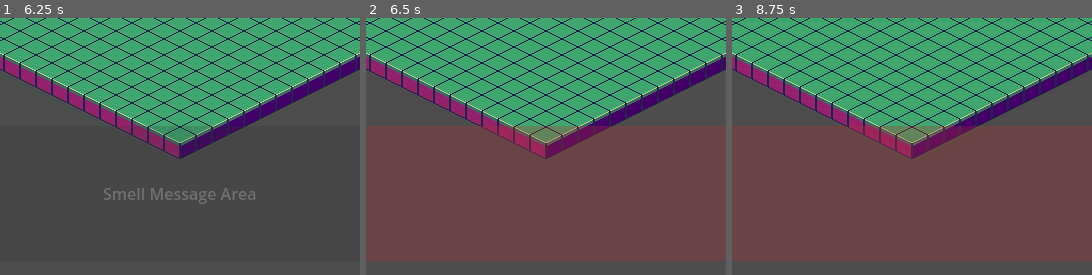
Above: before the commit, frames 1-3 (left to right).
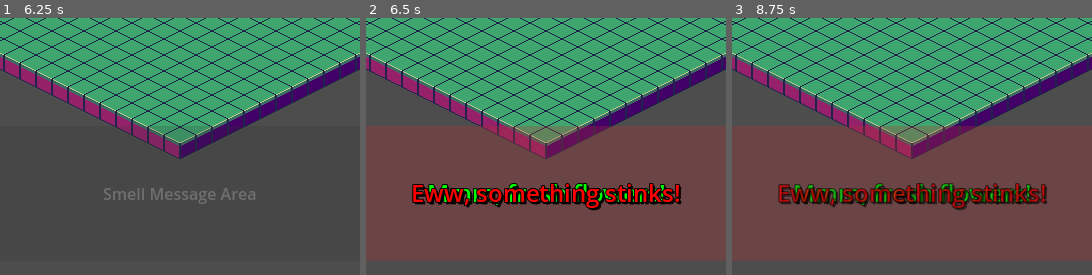
Above: after the commit, the same moments.

Repository: ArrHarper/good-smells-game
Game: Godot game, scene res://scenes/main/main.tscn
The game is run twice, just before and just after one commit, with the same random seed, the same clock (stepped at 60 frames per second) and the same inputs.
Inputs:
- Up to frame 1 (6.25 s): click "Debug Info Position: (33, -69…" at 0.5 s; hold Right (ui_right) 1.28-2 s; tap Space (smell) at 1.35, 2.85, 3.6, 4.35, 5.1, 5.85 s; click "Debug Info Position: (55, -57…" at 2 s; hold Down (ui_down) 2.78-3.53 s; hold Right (ui_right) 3.53-4.28 s; hold Up (ui_up) 4.28-5.03 s; hold Left (ui_left) from 5.03 s (still down)
- Up to frame 2 (6.5 s): keep holding Left (ui_left)
- Up to frame 3 (8.75 s): release Left (ui_left) at 6.53 s; hold Down (ui_down) 6.53-7.28 s; tap Space (smell) at 6.6, 7.35, 8.1 s; hold Right (ui_right) 7.28-8.03 s; hold Up (ui_up) from 8.03 s (still down)
The pictures show only the part of the screen within x 22-72%, y 50-100%; the shares and areas given below are measured in that part.

Frame 1 is identical in both runs. In frame 2, 5.1% of the frame differs, in the area x 12-88%, y 64-76%; in frame 3, 4.9%.

Commit message:
fixed smell text, fully implemented isometric version of original prototype

Diff:
--- a/scenes/UI/UI.tscn
+++ b/scenes/UI/UI.tscn
@@ -40,35 +40,6 @@
 horizontal_alignment = 1
 vertical_alignment = 1
 
-[node name="SmellLabel" type="Label" parent="."]
-visible = false
-z_index = 50
-anchors_preset = 7
-anchor_left = 0.5
-anchor_top = 1.0
-anchor_right = 0.5
-anchor_bottom = 1.0
-offset_left = -192.0
-offset_top = -157.0
-offset_right = 195.0
-offset_bottom = -38.0
-grow_horizontal = 2
-grow_vertical = 0
-theme_override_colors/font_color = Color(1, 1, 1, 1)
-theme_override_colors/font_shadow_color = Color(0, 0, 0, 0.7)
-theme_override_colors/font_outline_color = Color(0, 0, 0, 1)
-theme_override_constants/shadow_offset_x = 2
-theme_override_constants/shadow_offset_y = 2
-theme_override_constants/outline_size = 3
-theme_override_constants/shadow_outline_size = 1
-theme_override_font_sizes/font_size = 24
-horizontal_alignment = 1
-vertical_alignment = 1
-
-[node name="MessageTimer" type="Timer" parent="."]
-wait_time = 2.0
-one_shot = true
-
 [node name="TextureButton" type="TextureButton" parent="."]
 offset_left = 693.0
 offset_top = 316.0
@@ -94,5 +65,3 @@
 scroll_active = false
 shortcut_keys_enabled = false
 deselect_on_focus_loss_enabled = false
-
-[connection signal="timeout" from="MessageTimer" to="." method="_on_message_timer_timeout"]
--- a/scenes/UI/mainUI.gd
+++ b/scenes/UI/mainUI.gd
@@ -1,18 +1,10 @@
 extends CanvasLayer
-
-# Animation properties
-var message_animation_time = 0.0
-var message_float_speed = 2.0
-var message_float_height = 5.0
 
 # Debug properties
 var debug_update_timer = 0.0
-var debug_update_interval = 0.1  # Update debug text 10 times per second
+var debug_update_interval = 0.1 # Update debug text 10 times per second
 
 func _ready():
-	# Hide smell message initially
-	$SmellLabel.visible = false
-
 	# Make sure the window indicator is visible
 	if has_node("SmellWindowIndicator"):
 		$SmellWindowIndicator.visible = true
@@ -24,26 +16,6 @@
 	set_process(true)
 
 func _process(delta):
-	# Animate the smell message if visible
-	if $SmellLabel.visible:
-		message_animation_time += delta
-
-		# Create a gentle floating animation
-		var y_offset = -sin(message_animation_time * message_float_speed) * message_float_height
-		$SmellLabel.position.y = -157.0 + y_offset  # Base position matches the offset_top in the scene
-
-		# Safety check - ensure the text remains visible
-		if $SmellLabel.modulate.a < 1.0:
-			$SmellLabel.modulate.a = 1.0
-
-		# Hide the indicator message when an actual smell message is showing
-		if has_node("SmellWindowIndicator/IndicatorLabel"):
-			$SmellWindowIndicator/IndicatorLabel.visible = false
-	else:
-		# Show the indicator label when no smell message is visible
-		if has_node("SmellWindowIndicator/IndicatorLabel"):
-			$SmellWindowIndicator/IndicatorLabel.visible = true
-
 	# Update debug information
 	debug_update_timer += delta
 	if debug_update_timer >= debug_update_interval:
@@ -53,7 +25,7 @@
 		var player = get_node_or_null("/root/Main/nose")
 		if player:
 			var player_pos = player.global_position
-			var tile_pos = IsometricUtils.world_to_tile(player_pos, 32, 16)  # Using constants from player
+			var tile_pos = IsometricUtils.world_to_tile(player_pos, 32, 16) # Using correct tile dimensions
 			var z_index = player.z_index
 			update_debug_text(player_pos, tile_pos, z_index)
 
@@ -87,70 +59,78 @@
 		debug_text.text = text
 
 func show_smell_message(text, type):
-	# Debug logging
-	print("UI received smell message: '" + text + "' of type '" + type + "'")
+	# Remove any existing DebugLabel if it exists
+	var existing_debug = get_node_or_null("DebugLabel")
+	if existing_debug:
+		existing_debug.queue_free()
 
-	# Reset animation
-	message_animation_time = 0.0
+	# Get the SmellWindowIndicator
+	var indicator = get_node_or_null("SmellWindowIndicator")
+	if not indicator:
+		print("ERROR: SmellWindowIndicator not found")
+		return
 
-	# Ensure the label is reset
-	$SmellLabel.modulate = Color(1, 1, 1, 1)
+	# Create a new label for the smell message
+	var message_label = Label.new()
+	message_label.name = "SmellMessageLabel"
+	message_label.size = Vector2(400, 135) # Match SmellWindowIndicator size
+	message_label.horizontal_alignment = HORIZONTAL_ALIGNMENT_CENTER
+	message_label.vertical_alignment = VERTICAL_ALIGNMENT_CENTER
+	message_label.add_theme_font_size_override("font_size", 24)
 
-	# Set the message text
-	$SmellLabel.text = text
-	$SmellLabel.visible = true
-	print("SmellLabel is now visible with text: '" + text + "'")
-
-	# Make the text appear with a slight scaling effect
-	var tween = create_tween()
-	$SmellLabel.scale = Vector2(0.8, 0.8)
-	tween.tween_property($SmellLabel, "scale", Vector2(1.0, 1.0), 0.3)
-	print("Started SmellLabel animation tween")
-
-	# Change color of window indicator based on smell type
-	if has_node("SmellWindowIndicator"):
-		var indicator_color = Color(0.2, 0.2, 0.2, 0.3)  # Default
-		match type:
-			"good":
-				indicator_color = Color(0.2, 0.7, 0.2, 0.3)  # Light green
-			"bad":
-				indicator_color = Color(0.7, 0.2, 0.2, 0.3)  # Light red
-			"epic":
-				indicator_color = Color(0.7, 0.4, 0.0, 0.3)  # Light orange
-
-		$SmellWindowIndicator.color = indicator_color
-
-	# Change color based on type
+	# Set text and color based on smell type
+	message_label.text = text
 	match type:
 		"good":
-			$SmellLabel.add_theme_color_override("font_color", Color(0, 1, 0))
-			print("Set SmellLabel color to green (good)")
+			message_label.add_theme_color_override("font_color", Color(0, 1, 0))
+			indicator.color = Color(0.2, 0.7, 0.2, 0.3)
 		"bad":
-			$SmellLabel.add_theme_color_override("font_color", Color(1, 0, 0))
-			print("Set SmellLabel color to red (bad)")
+			message_label.add_theme_color_override("font_color", Color(1, 0, 0))
+			indicator.color = Color(0.7, 0.2, 0.2, 0.3)
 		"epic":
-			$SmellLabel.add_theme_color_override("font_color", Color(0.8, 0.4, 0))
-			print("Set SmellLabel color to orange (epic)")
+			message_label.add_theme_color_override("font_color", Color(0.8, 0.4, 0))
+			indicator.color = Color(0.7, 0.4, 0.0, 0.3)
 		_:
-			$SmellLabel.add_theme_color_override("font_color", Color(1, 1, 1))
-			print("Set SmellLabel color to white (neutral)")
+			message_label.add_theme_color_override("font_color", Color(1, 1, 1))
+			indicator.color = Color(0.2, 0.2, 0.2, 0.3)
 
-	# Hide message after a delay
-	$MessageTimer.start()
-	print("Started MessageTimer for " + str($MessageTimer.wait_time) + " seconds")
+	# Add shadow and outline effects for better visibility
+	message_label.add_theme_color_override("font_shadow_color", Color(0, 0, 0, 0.7))
+	message_label.add_theme_constant_override("shadow_offset_x", 2)
+	message_label.add_theme_constant_override("shadow_offset_y", 2)
+	message_label.add_theme_constant_override("outline_size", 3)
+	message_label.add_theme_color_override("font_outline_color", Color(0, 0, 0, 1))
 
-func _on_message_timer_timeout():
-	# Fade out the message
-	var tween = create_tween()
-	tween.tween_property($SmellLabel, "modulate", Color(1, 1, 1, 0), 0.5)
-	tween.tween_callback(func():
-		$SmellLabel.visible = false
-		$SmellLabel.modulate = Color(1, 1, 1, 1)  # Reset for next time
+	# Add the label to the SmellWindowIndicator
+	indicator.add_child(message_label)
 
-		# Reset indicator color
-		if has_node("SmellWindowIndicator"):
-			$SmellWindowIndicator.color = Color(0.2, 0.2, 0.2, 0.2)
+	# Hide the default indicator label if it exists
+	var indicator_label = indicator.get_node_or_null("IndicatorLabel")
+	if indicator_label:
+		indicator_label.visible = false
+
+	# Create a timer to hide the message
+	var timer = Timer.new()
+	timer.wait_time = 2.0
+	timer.one_shot = true
+	add_child(timer)
+	timer.timeout.connect(func():
+		# Fade out the message
+		var tween = create_tween()
+		tween.tween_property(message_label, "modulate", Color(1, 1, 1, 0), 0.5)
+		tween.tween_callback(func():
+			message_label.queue_free()
+			# Reset indicator color
+			indicator.color = Color(0.2, 0.2, 0.2, 0.2)
+			# Show the indicator label again
+			if indicator_label:
+				indicator_label.visible = true
+		)
+		timer.queue_free()
 	)
+	timer.start()
+
+	print("Displayed smell message in SmellWindowIndicator: " + text)
 
 # Test function to verify smell messages work
 func test_smell_message():
--- a/scenes/main/main.gd
+++ b/scenes/main/main.gd
@@ -58,9 +58,9 @@
 func get_map_boundaries():
 	# Default map boundaries for 21x21 map, anchored at top
 	var bounds = {
-		"min_x": -5,
+		"min_x": - 5,
 		"max_x": 4,
-		"min_y": -5,
+		"min_y": - 5,
 		"max_y": 4
 	}
 
@@ -132,8 +132,12 @@
 	print("SMELL SIGNAL: - Type: '" + smell_type + "'")
 	print("SMELL SIGNAL: - UI instance exists: " + str(is_instance_valid(ui_instance)))
 
-	# We don't immediately show the message as the smell animation will emit its
-	# own signal when it's ready to show the message
+	# We should show the message immediately instead of waiting for another signal
+	if ui_instance:
+		print("SMELL SIGNAL: Showing message via UI")
+		ui_instance.show_smell_message(smell_text, smell_type)
+	else:
+		print("SMELL SIGNAL ERROR: UI instance not found, can't display smell message")
 
 # Handle smell animation completed signal
 func _on_smell_animation_completed(smell_data):
@@ -169,8 +173,8 @@
 		"bad": 0,
 		"epic": 0,
 		"neutral": 0,
-		"detected": 0,  # Smells that have been found/detected
-		"collected": 0  # Smells that have been fully collected
+		"detected": 0, # Smells that have been found/detected
+		"collected": 0 # Smells that have been fully collected
 	}
 
 	var smell_nodes = get_tree().get_nodes_in_group("smell")
@@ -224,14 +228,14 @@
 					# In production, use try/catch to avoid crashes
 					source_id = floor_map.call("get_cell_source_id", tile_pos)
 
-				if source_id != -1:  # -1 means no tile
+				if source_id != -1: # -1 means no tile
 					if debug_mode:
 						print("Found floor tile at position using get_cell_source_id: ", tile_pos)
 					return tile_pos
 			# Last resort: Try get_cell method
 			elif floor_map.has_method("get_cell"):
 				var cell_value = floor_map.get_cell(tile_pos)
-				if cell_value != -1:  # -1 usually means empty
+				if cell_value != -1: # -1 usually means empty
 					if debug_mode:
 						print("Found floor tile at position using get_cell: ", tile_pos)
 					return tile_pos
--- a/scripts/isometric_utils.gd
+++ b/scripts/isometric_utils.gd
@@ -4,9 +4,9 @@
 # Utility static class for handling isometric calculations
 # This is a singleton that can be loaded as an autoload in project settings
 
-# Default isometric tile dimensions
-const DEFAULT_TILE_WIDTH = 64
-const DEFAULT_TILE_HEIGHT = 32
+# Default tile dimensions - these should match the actual tile size used in the game
+const DEFAULT_TILE_WIDTH = 32
+const DEFAULT_TILE_HEIGHT = 16
 
 # Convert world position to isometric tile coordinates
 static func world_to_tile(world_pos: Vector2, tile_width: float = DEFAULT_TILE_WIDTH, tile_height: float = DEFAULT_TILE_HEIGHT) -> Vector2i:
@@ -86,10 +86,10 @@
 # Helper for getting isometric neighbors of a tile
 static func get_tile_neighbors(tile_coords: Vector2i) -> Array[Vector2i]:
 	var neighbors: Array[Vector2i] = []
-	neighbors.append(Vector2i(tile_coords.x + 1, tile_coords.y))  # East
-	neighbors.append(Vector2i(tile_coords.x - 1, tile_coords.y))  # West
-	neighbors.append(Vector2i(tile_coords.x, tile_coords.y + 1))  # South
-	neighbors.append(Vector2i(tile_coords.x, tile_coords.y - 1))  # North
+	neighbors.append(Vector2i(tile_coords.x + 1, tile_coords.y)) # East
+	neighbors.append(Vector2i(tile_coords.x - 1, tile_coords.y)) # West
+	neighbors.append(Vector2i(tile_coords.x, tile_coords.y + 1)) # South
+	neighbors.append(Vector2i(tile_coords.x, tile_coords.y - 1)) # North
 	return neighbors
 
 # Get the isometric distance between two tiles (Manhattan distance)
Not shown, added: Manual.md
